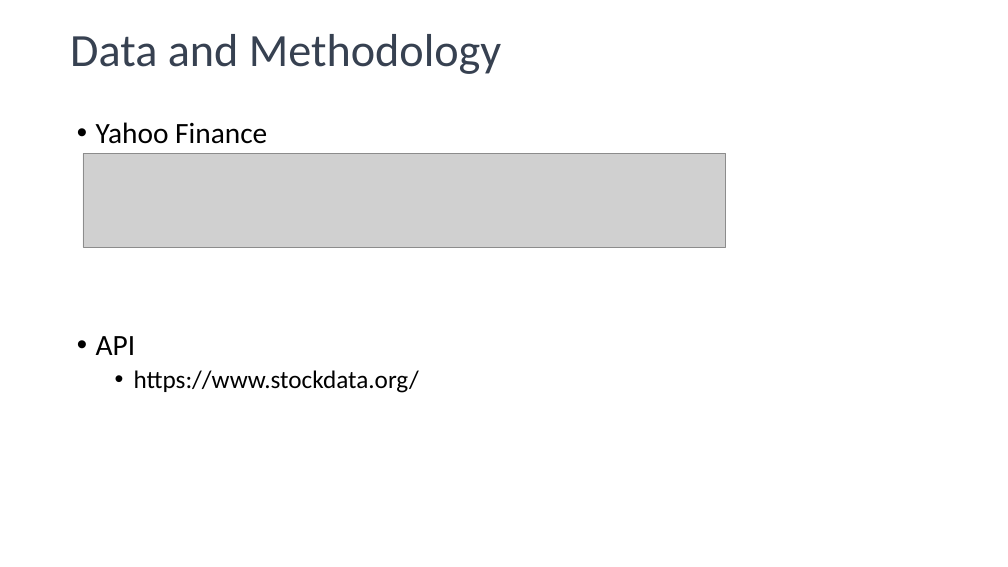
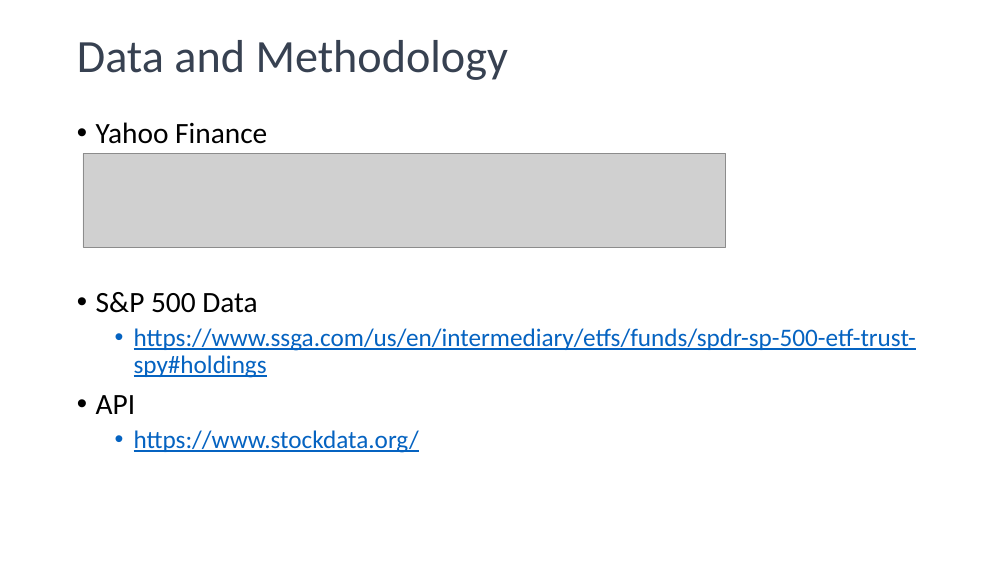
Before and after one commit to kennysiegler/first-project, a slide deck: slide 4 of presentation/Presentation2.pptx (slide 3 before the commit). Drawn at 1008x567 pixels with LibreOffice and Linux fonts; fonts in the diff are those of the drawing; grey boxes stand for pictures. Boxes give left, top, right and bottom in pixels: in the first picture for what was removed or moved away, otherwise in the second. Text is boxed around its words. In the diff, an @@ line names an element or a change of style, - is before the commit and + after.

```diff
--- a/presentation/Presentation2.pptx
+++ b/presentation/Presentation2.pptx
@@ title "Data and Methodology": place and size @@
-title "Data and Methodology" at (70,34,501,74)
+title "Data and Methodology" at (77,40,508,80)
@@ text at (96,292,916,378): paragraphs added @@
+• S&P 500 Data
+  • https://www.ssga.com/us/en/intermediary/etfs/funds/spdr-sp-500-etf-trust-spy#holdings
@@ text at (134,430,419,453): text colour #000000 to #0563C1, underline on in "https://www.stockdata.org/" @@
```
Also in this commit, not shown: 10 other slides changed, 2 slides added, 1 slide removed, 3 other files.
